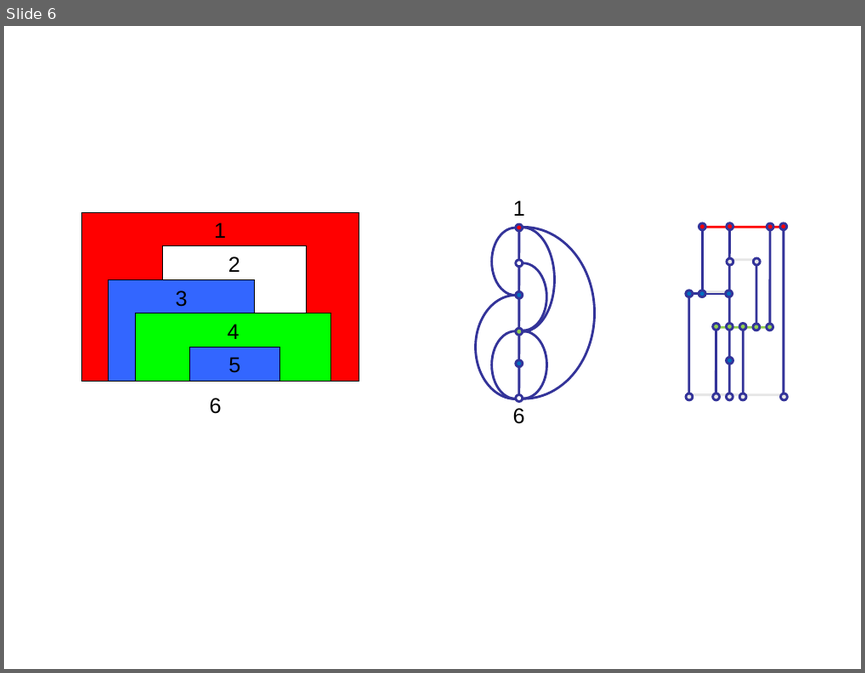
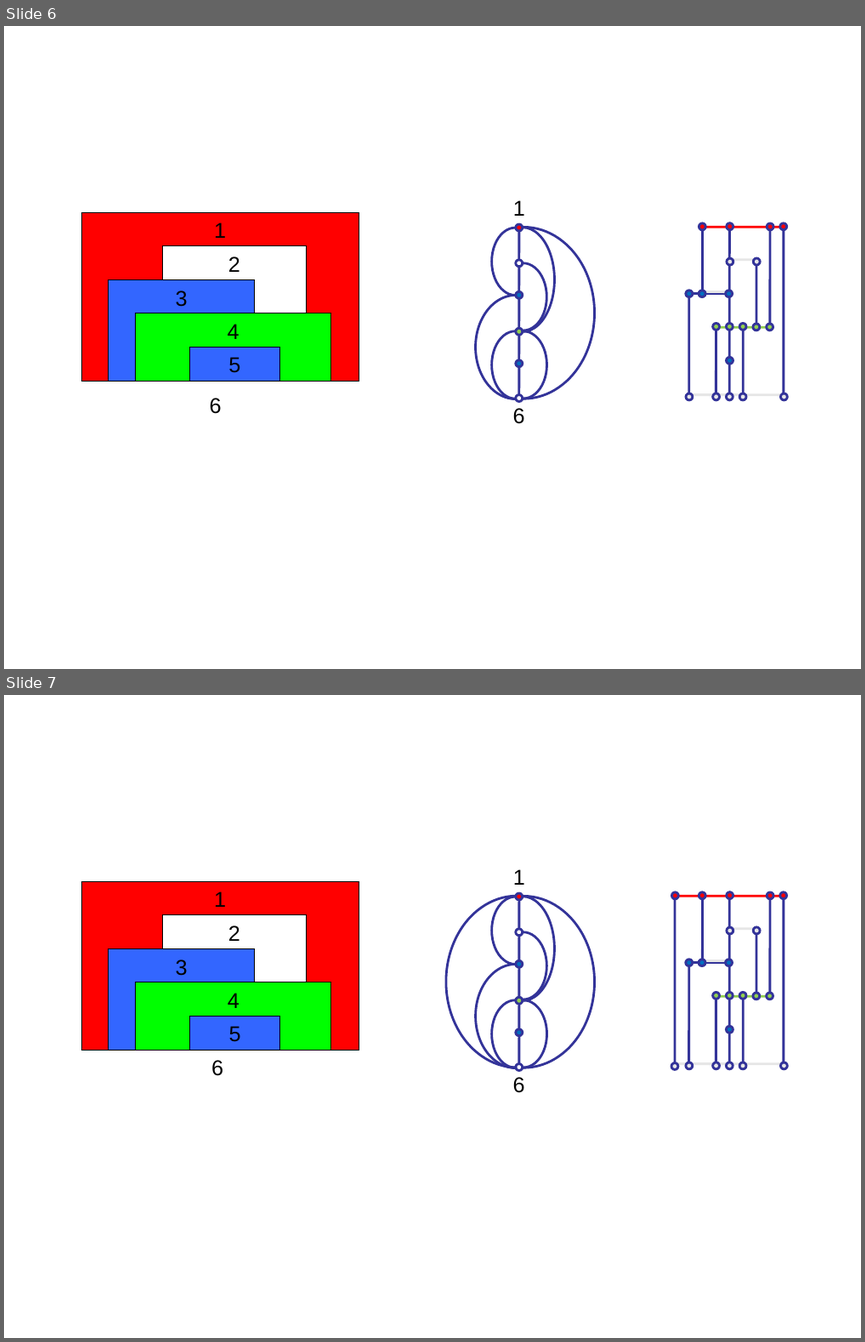
Before and after one commit to stefanutti/maps-coloring-java, a slide deck: ct/ct-docs/ppt/from-maps-to-my-maps.ppt. Shown one above the other, each under a label of ours: slide 6 before the commit, slides 6 and 7 after it. The pictures are 865x673 and 865x1342 pixels, drawn with LibreOffice and Linux fonts; fonts in the diff are those of the drawing. Boxes give left, top, right and bottom in pixels: in the first picture for what was removed or moved away, otherwise in the second. Text is boxed around its words. In the diff, an @@ line names an element or a change of style, - is before the commit and + after.

```diff
--- a/ct/ct-docs/ppt/from-maps-to-my-maps.ppt
+++ b/ct/ct-docs/ppt/from-maps-to-my-maps.ppt
@@ slide 7 added at [4,695,861,1338], background #FFFFFF @@
@@ group added at [446,869,595,1093]: 8 freeform shapes, 6 ellipses, 5 lines, 2 texts @@
+6
+1
@@ rectangle added at [81,882,358,1050], fill #FF0000, outline #000000 0.74 pt, 18 pt, text #000000 @@
+1
@@ group added at [671,892,787,1069]: 22 ellipses, 15 lines @@
@@ rectangle added at [162,915,307,1049], fill #FFFFFF, outline #000000 0.74 pt, 18 pt, text #000000 @@
+2
@@ rectangle added at [109,948,254,1049], fill #3366FF, outline #000000 0.74 pt, 18 pt, text #000000 @@
+3
@@ rectangle added at [135,982,330,1049], fill #00FF00, outline #000000 0.74 pt, 18 pt, text #000000 @@
+4
@@ rectangle added at [189,1015,280,1049], fill #3366FF, outline #000000 0.74 pt, 18 pt, text #000000 @@
+5
@@ text added at [211,1060,223,1076], 18 pt, text #000000 @@
+6
```
Also in this commit, not shown: 22 other files.
